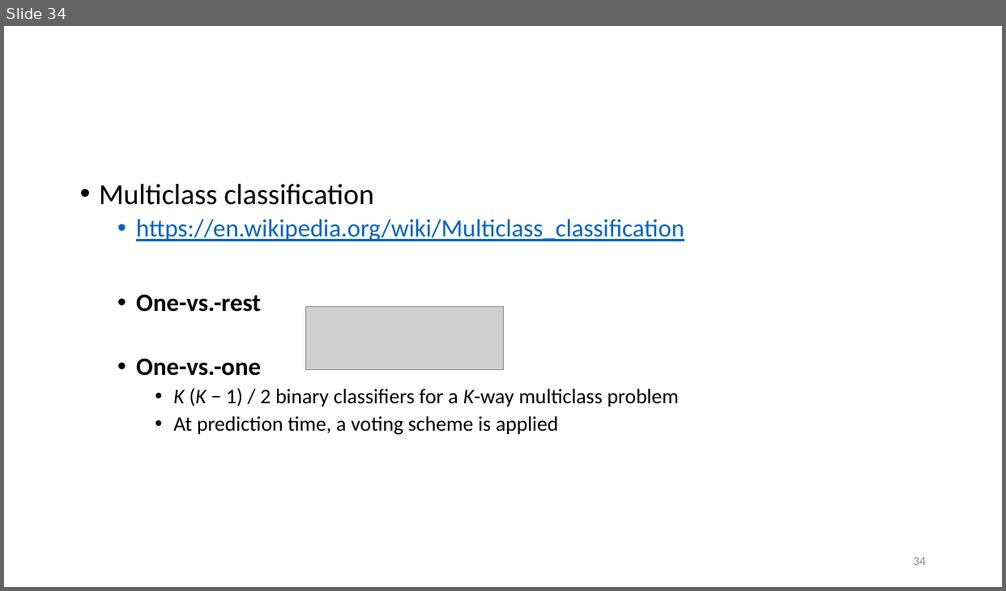
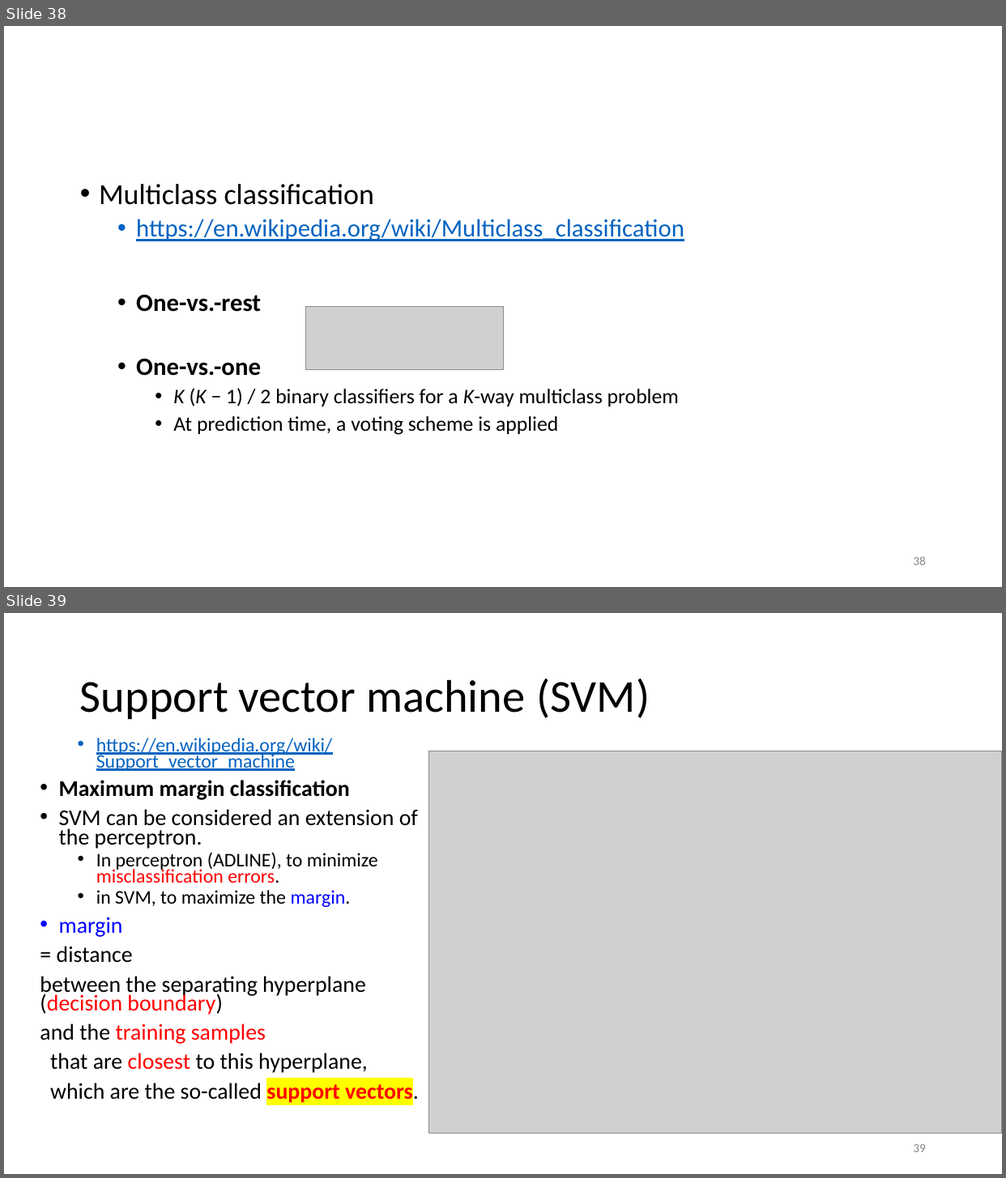
Before and after one commit to renyuanL/_ryTeach2018, a slide deck: _Notes/03_Ch03.pptx. Shown one above the other, each under a label of ours: slide 34 before the commit, slides 38 and 39 after it. The pictures are 1006x591 and 1006x1178 pixels, drawn with LibreOffice and Linux fonts; fonts in the diff are those of the drawing; grey boxes stand for pictures. Boxes give left, top, right and bottom in pixels: in the first picture for what was removed or moved away, otherwise in the second. Text is boxed around its words. In the diff, an @@ line names an element or a change of style, - is before the commit and + after.

```diff
--- a/_Notes/03_Ch03.pptx
+++ b/_Notes/03_Ch03.pptx
@@ slide 39 added at (4, 613, 1002, 1174), background #FFFFFF @@
@@ title added at (80, 679, 650, 719), 44 pt, text #000000 @@
+Support vector machine (SVM)
@@ text added at (40, 738, 419, 1105), 21.7 pt, text #000000 @@
+  • https://en.wikipedia.org/wiki/Support_vector_machine
+• Maximum margin classification
+• SVM can be considered an extension of the perceptron.
+  • In perceptron (ADLINE), to minimize misclassification errors.
+  • in SVM, to maximize the margin.
+• margin
+= distance
+between the separating hyperplane (decision boundary)
+and the training samples
+that are closest to this hyperplane,
+which are the so-called support vectors.
@@ picture added at (429, 752, 1002, 1133) @@
@@ page number added at (913, 1144, 926, 1152), 12 pt, text #8C8C8C @@
+39
@@ what was slide 34 is now slide 38 @@
@@ page number at (913, 557, 926, 565): text changed @@
-34
+38
```
Also in this commit, not shown: 2 slides changed, 8 other slides added, 1 slide removed, 3 other files.
